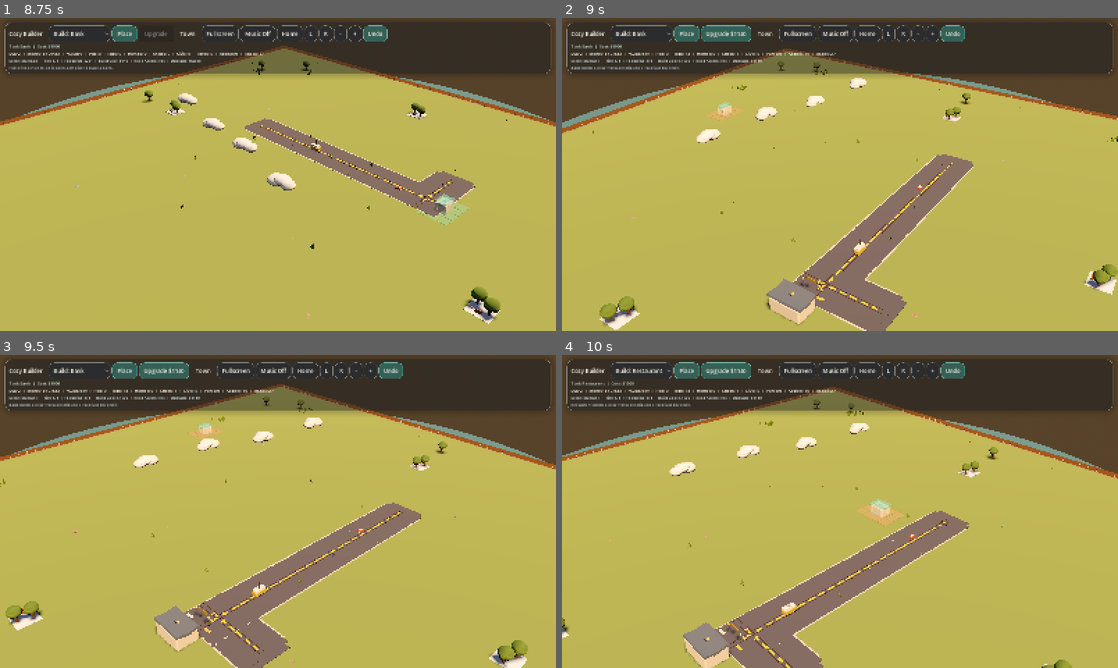
Above: before the commit, frames 1-4 (two rows, left to right).
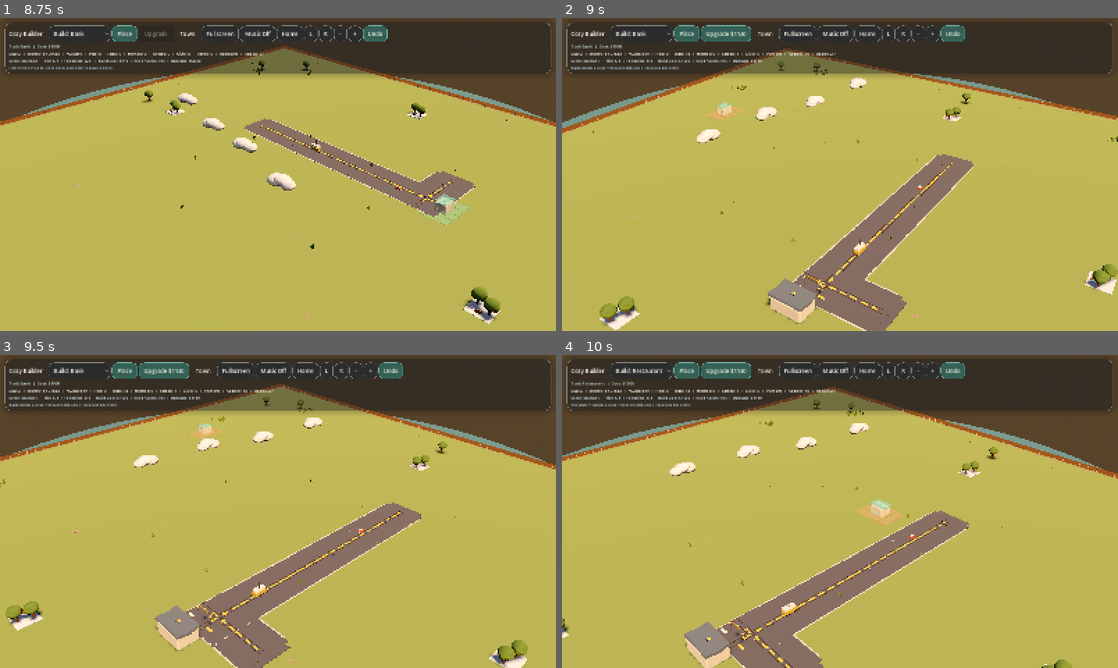
Above: after the commit, the same moments.

Repository: johnswaffles/my-backend-api
Game: Godot game, scene res://scenes/main_scene.tscn
Same seed, same stepped clock (60 frames per second), same inputs: the game is played once before the commit and once after it.
Inputs (mouse positions are in pixels of both pictures, inside the frame that each line leads up to):
- Up to frame 1 (8.75 s): click "Build: Road" at 0.5 s; click "Place" at 1.25 s; click "Town" at 2 s; click "Home" at 2.75 s; click "L" at 3.5 s; click "R" at 4.25 s; tap Space at 5, 5.27, 8.27 s; move the mouse to (400, 158) at 5.02 s; hold D 5.03-5.75 s; tap 1 at 5.1 s; click (400, 158) at 5.17 s; tap Enter at 5.75, 6.5 s; drag from (166, 190) to (250, 237) at 5.77 s; move the mouse to (333, 105) at 6.52 s; hold D 6.53-7.25 s; tap 3 at 6.6 s; drag from (250, 237) to (111, 127) at 7.27 s; move the mouse to (444, 221) at 8.02 s; hold A from 8.03 s (still down); tap 5 at 8.1 s
- Up to frame 2 (9 s): release A at 8.75 s; tap Enter at 8.75 s; drag from (673, 127) to (756, 96) at 8.77 s
- Up to frame 3 (9.5 s): no input
- Up to frame 4 (10 s): move the mouse to (867, 511) at 9.52 s; hold S from 9.53 s (still down); tap 7 at 9.6 s; click (867, 511) at 9.67 s

Frame 1 is identical in both runs. In frame 2, 0.2% of the frame differs, in the area x 36-48%, y 82-99%; in frame 3, 0.2%; in frame 4, 0.2%, in the area x 21-33%, y 85-100%.

Commit message:
Loosen bank and fire placement, expand bank tiers

Diff:
--- a/cozy-builder-godot/scripts/building_system.gd
+++ b/cozy-builder-godot/scripts/building_system.gd
@@ -86,8 +86,8 @@
 const PROPERTY_FRONT_SETBACK_BY_TOOL := {
 	BUILD_TOOL_HOUSE: 0.95,
 	BUILD_TOOL_POLICE: 1.32,
-	BUILD_TOOL_FIRE: 0.9,
-	BUILD_TOOL_BANK: 0.9,
+	BUILD_TOOL_FIRE: 0.84,
+	BUILD_TOOL_BANK: 0.82,
 	BUILD_TOOL_GROCERY: 0.95,
 	BUILD_TOOL_RESTAURANT: 0.95,
 	BUILD_TOOL_CORNER_STORE: 0.9,
@@ -95,8 +95,8 @@
 const PROPERTY_LOT_SETBACK_BY_TOOL := {
 	BUILD_TOOL_HOUSE: 0.58,
 	BUILD_TOOL_POLICE: 0.98,
-	BUILD_TOOL_FIRE: 0.46,
-	BUILD_TOOL_BANK: 0.42,
+	BUILD_TOOL_FIRE: 0.34,
+	BUILD_TOOL_BANK: 0.28,
 	BUILD_TOOL_GROCERY: 0.5,
 	BUILD_TOOL_RESTAURANT: 0.5,
 	BUILD_TOOL_CORNER_STORE: 0.42,
@@ -104,8 +104,8 @@
 const PROPERTY_BUFFER_BY_TOOL := {
 	BUILD_TOOL_HOUSE: 1,
 	BUILD_TOOL_POLICE: 1,
-	BUILD_TOOL_FIRE: 1,
-	BUILD_TOOL_BANK: 1,
+	BUILD_TOOL_FIRE: 0,
+	BUILD_TOOL_BANK: 0,
 	BUILD_TOOL_GROCERY: 1,
 	BUILD_TOOL_RESTAURANT: 1,
 	BUILD_TOOL_CORNER_STORE: 1,
@@ -3694,11 +3694,17 @@
 				if bool(profile.get("parking_expand", false)):
 					_add_fire_parking_lot(Vector3(1.22, 0.0, -0.18), Vector3(1.84, 1.0, 1.7), lot_root)
 			BUILD_TOOL_BANK:
+				if bool(profile.get("front_hall", false)):
+					_add_frontage_detail_cluster(lot_root, 2.0, 1.34, accent, "vault")
 				if bool(profile.get("side_wing", false)):
 					_add_soft_block(Vector3(1.1, 0.72, -0.62), Vector3(0.72, 0.56, 0.9), _make_material_from_color(palette.wall.lightened(0.02), 0.9), structure_root, 0.12)
 					_add_gabled_roof(Vector3(1.1, 1.1, -0.62), Vector3(0.92, 0.12, 1.08), _make_material_from_color(palette.roof.darkened(0.01), 0.76), structure_root, 10.0)
-				if bool(profile.get("grand_plaza", false)):
-					_add_box(Vector3(-1.14, 0.08, 1.18), Vector3(1.64, 0.08, 0.06), _make_material_from_color(trim, 0.42), lot_root)
+				if bool(profile.get("plaza", false)):
+					_add_box(Vector3(0.0, 0.04, 0.92), Vector3(2.1, 0.03, 0.68), _make_material("d8d1c2", 0.94), lot_root)
+					_add_box(Vector3(-0.84, 0.05, 1.14), Vector3(0.12, 0.08, 0.42), _make_material("f1eadc", 0.92), lot_root)
+					_add_box(Vector3(0.84, 0.05, 1.14), Vector3(0.12, 0.08, 0.42), _make_material("f1eadc", 0.92), lot_root)
+				if bool(profile.get("landscaping", false)):
+					_add_shrub_cluster(Vector3(0.0, 0.0, 1.46), trim, lot_root, 4)
 			BUILD_TOOL_GROCERY:
 				if bool(profile.get("parking", false)):
 					_add_box(Vector3(1.34, 0.04, 0.78), Vector3(1.18, 0.04, 0.84), _road_mark_material, lot_root)
@@ -3738,9 +3744,29 @@
 					_add_box(Vector3(0.0, 0.08, 1.68), Vector3(1.62, 0.04, 0.12), _make_material_from_color(trim, 0.44), lot_root)
 					_add_fire_truck_local(Vector3(-0.34, 0.02, 0.38), 0.0, lot_root)
 			BUILD_TOOL_BANK:
-				_add_frontage_detail_cluster(lot_root, 2.0, 1.34, accent, "vault")
+				if bool(profile.get("front_hall", false)):
+					_add_soft_block(Vector3(0.0, 0.34, 0.72), Vector3(1.64, 0.52, 0.74), _make_material_from_color(palette.wall.lightened(0.06), 0.94), structure_root, 0.12)
+					_add_gabled_roof(Vector3(0.0, 0.72, 0.72), Vector3(1.78, 0.12, 0.84), _make_material_from_color(palette.roof.darkened(0.01), 0.78), structure_root, 11.0)
+					for col_x in [-0.58, -0.2, 0.2, 0.58]:
+						_add_local_cylinder(Vector3(col_x, 0.22, 1.0), 0.06, 0.06, 0.5, _make_material_from_color(trim, 0.84), structure_root)
+					_add_box(Vector3(0.0, 0.16, 1.16), Vector3(0.46, 0.42, 0.06), _window_material, structure_root)
+					_add_box(Vector3(0.0, 0.04, 1.36), Vector3(1.18, 0.04, 0.08), _make_material_from_color(accent, 0.46), lot_root)
+				if bool(profile.get("plaza", false)):
+					_add_box(Vector3(0.0, 0.03, 1.58), Vector3(2.0, 0.03, 0.62), _make_material("d8d1c2", 0.94), lot_root)
+					_add_box(Vector3(-0.76, 0.05, 1.72), Vector3(0.12, 0.08, 0.34), _make_material("f1eadc", 0.92), lot_root)
+					_add_box(Vector3(0.76, 0.05, 1.72), Vector3(0.12, 0.08, 0.34), _make_material("f1eadc", 0.92), lot_root)
+				if bool(profile.get("side_wing", false)):
+					var side := -1.0 if posmod(variant, 2) == 0 else 1.0
+					_add_soft_block(Vector3(side * 1.12, 0.52, -0.18), Vector3(0.84, 0.72, 1.1), _make_material_from_color(palette.wall.darkened(0.02), 0.92), structure_root, 0.12)
+					_add_gabled_roof(Vector3(side * 1.12, 1.0, -0.18), Vector3(0.98, 0.12, 1.22), _make_material_from_color(palette.roof.darkened(0.01), 0.76), structure_root, 10.0)
+				if bool(profile.get("upper_story", false)):
+					_add_soft_block(Vector3(0.0, 1.18, -0.04), Vector3(1.5, 0.76, 1.08), _make_material_from_color(palette.wall.lightened(0.05), 0.93), structure_root, 0.12)
+					_add_gabled_roof(Vector3(0.0, 1.76, -0.04), Vector3(1.68, 0.12, 1.2), _make_material_from_color(palette.roof.darkened(0.02), 0.76), structure_root, 13.0)
+					_add_box(Vector3(0.0, 1.0, 0.48), Vector3(0.44, 0.2, 0.06), _window_material, structure_root)
+					_add_box(Vector3(0.0, 1.16, -0.52), Vector3(0.4, 0.18, 0.06), _window_material, structure_root)
 				if bool(profile.get("landscaping", false)):
-					_add_shrub_cluster(Vector3(0.0, 0.0, 1.46), trim, lot_root, 4)
+					_add_shrub_cluster(Vector3(-1.12, 0.0, 1.26), trim, lot_root, 2)
+					_add_shrub_cluster(Vector3(1.12, 0.0, 1.26), accent, lot_root, 2)
 			BUILD_TOOL_GROCERY:
 				if bool(profile.get("parking", false)):
 					_add_box(Vector3(0.0, 0.04, 0.38), Vector3(2.0, 0.03, 1.32), _road_mark_material, lot_root)
--- a/cozy-builder-godot/scripts/property_upgrade_data.gd
+++ b/cozy-builder-godot/scripts/property_upgrade_data.gd
@@ -132,10 +132,10 @@
 		4: {"front_hall": true, "bay_extend": true, "hose_tower": true, "parking_expand": true, "second_story": true, "landscaping": false},
 	},
 	"bank": {
-		1: {"column_entry": false, "side_wing": false, "grand_plaza": false, "landscaping": false},
-		2: {"column_entry": true, "side_wing": false, "grand_plaza": true, "landscaping": true},
-		3: {"column_entry": true, "side_wing": true, "grand_plaza": true, "landscaping": true},
-		4: {"column_entry": true, "side_wing": true, "grand_plaza": true, "landscaping": true},
+		1: {"front_hall": false, "side_wing": false, "plaza": false, "upper_story": false, "landscaping": false},
+		2: {"front_hall": true, "side_wing": false, "plaza": true, "upper_story": false, "landscaping": false},
+		3: {"front_hall": true, "side_wing": true, "plaza": true, "upper_story": false, "landscaping": true},
+		4: {"front_hall": true, "side_wing": true, "plaza": true, "upper_story": true, "landscaping": true},
 	},
 	"grocery": {
 		1: {"awning": false, "service_wing": false, "parking": false, "landscaping": false},
Not shown, changed: public/godot-playtest/index.html
Not shown, changed: public/godot-playtest/index.pck
